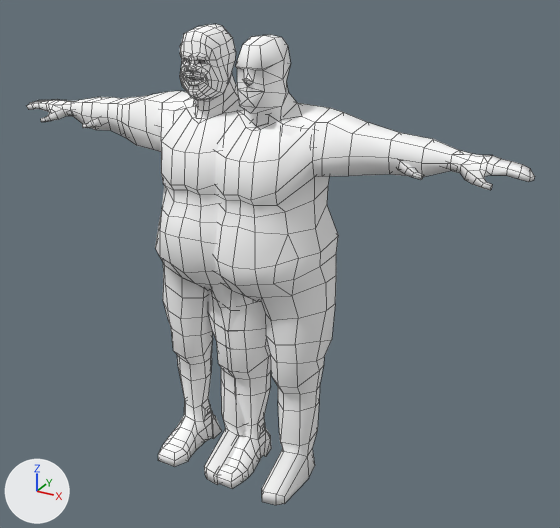
A saved change to the Blender file trunk/data/blender/barkeeper/barkeeper.blend.
Both versions are drawn from a camera (50 mm lens) standing at (3.62, -5.32, 4.82) and looking at (0.58, 0.2, 2.06). Every picture has the same lights, and +X, +Y and +Z are marked at lower left. Mesh edges are drawn as thin lines.
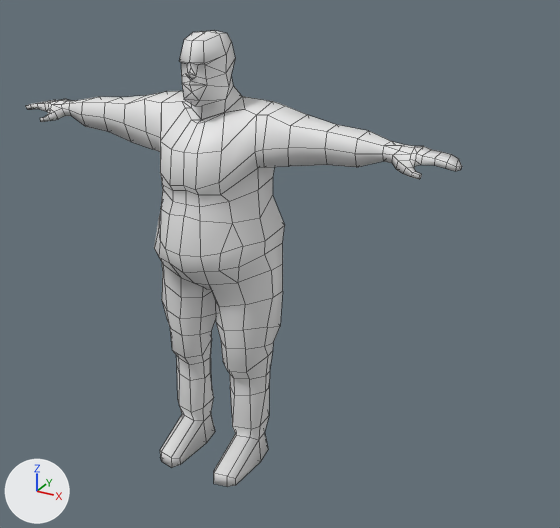
Scene script edits in JSON lines:
```json
{"block": "me_plane_002", "where": "me_plane_002.from_pydata(...)  # 449 vertices, 468 faces; spans x -2.13..2.13, y -0.48..0.53, z -2.04..1.44"}
{"block": "me_plane_002", "where": "# used by ob_plane_002; location = (0.524, -0.005, 2.043)"}
{"op": "remove", "block": "me_plane_002", "code": "me_plane_002.materials.append(mat_material)  # white #ffffff"}
{"block": "me_plane_002", "change": "me_plane_002 part 1: the whole mesh is moved by (0.0, -0.02, 0.3)"}
{"op": "add", "block": "me_plane_003_1", "code": ["me_plane_003_1 = bpy.data.meshes.new('Plane.003')", "me_plane_003_1.from_pydata(...)  # 61 vertices, 70 faces; spans x -0.209..0.209, y -0.309..0.309, z -0.345..0.345", "me_plane_003_1.polygons.foreach_set('use_smooth', [True] * 70)"]}
{"op": "remove", "block": "ob_plane_003", "code": ["ob_plane_003 = bpy.data.objects.new('Plane.003', me_plane_003)", "ob_plane_003.location = (0.524, -0.005, 2.043)"]}
{"op": "set", "path": "ob_plane_002.location", "old": "(0.524, -0.005, 2.043)", "new": "(0.001, 0.019, 1.741)"}
{"op": "add", "block": "ob_plane_001", "code": "ob_plane_001.hide_set(True)  # its collection is switched off"}
{"op": "add", "block": "ob_lowreshead", "code": ["ob_lowreshead = bpy.data.objects.new('LowresHead', me_plane_003_1)", "ob_lowreshead.location = (0.001, 0.062, 3.689)"]}
```

Pixel boxes (x1, y1, x2, y2) of what changed, in the pictures (560 x 528 px):
```json
{"object": "Plane.002", "change": "recoloured, moved", "before": [70, 103, 535, 505], "after": [26, 91, 462, 487]}
{"object": "Plane.001", "change": "hidden", "before": [27, 24, 455, 488]}
{"object": "LowresHead", "change": "added", "after": [179, 31, 242, 120]}
{"object": "Plane.003", "change": "deleted", "before": [235, 35, 297, 127]}
```
